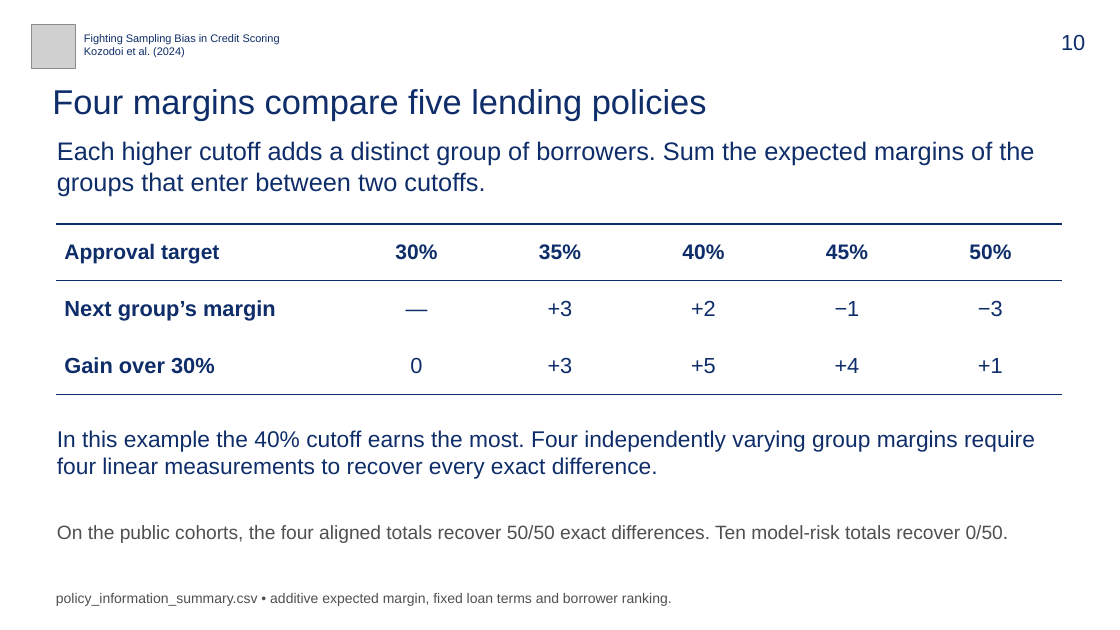
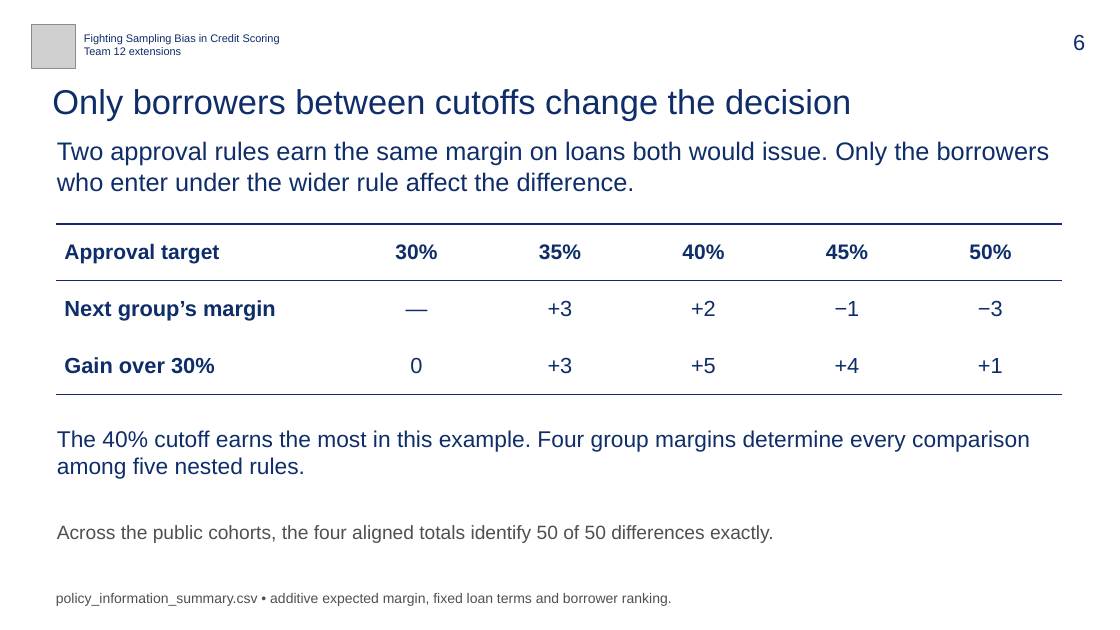
Before and after one commit to bigpurota/paper11, a slide deck: slide 6 of slides/paper11.pptx (slide 10 before the commit). Drawn at 1120x630 pixels with LibreOffice and Linux fonts; fonts in the diff are those of the drawing; grey boxes stand for pictures. Boxes give left, top, right and bottom in pixels: in the first picture for what was removed or moved away, otherwise in the second. Text is boxed around its words. In the diff, an @@ line names an element or a change of style, - is before the commit and + after.

Commit message:
Test early arrears across lenders and shorten the defense to nine slides

```diff
--- a/slides/paper11.pptx
+++ b/slides/paper11.pptx
@@ text at box(84, 47, 181, 55): text changed @@
-Kozodoi et al. (2024)
+Team 12 extensions
@@ text at box(1073, 34, 1085, 51): text changed @@
-10
+6
@@ text at box(52, 89, 851, 120): text changed @@
-Four margins compare five lending policies
+Only borrowers between cutoffs change the decision
@@ text at box(57, 141, 1050, 192): text changed @@
-Each higher cutoff adds a distinct group of borrowers. Sum the expected margins of the groups that enter between two cutoffs.
+Two approval rules earn the same margin on loans both would issue. Only the borrowers who enter under the wider rule affect the difference.
@@ text at box(57, 430, 1030, 479): text changed @@
-In this example the 40% cutoff earns the most. Four independently varying group margins require four linear measurements to recover every exact difference.
+The 40% cutoff earns the most in this example. Four group margins determine every comparison among five nested rules.
@@ text at box(57, 525, 774, 543): text changed @@
-On the public cohorts, the four aligned totals recover 50/50 exact differences. Ten model-risk totals recover 0/50.
+Across the public cohorts, the four aligned totals identify 50 of 50 differences exactly.
```
Also in this commit, not shown: 5 other slides changed, 2 slides added, 31 slides removed, 36 other files.
